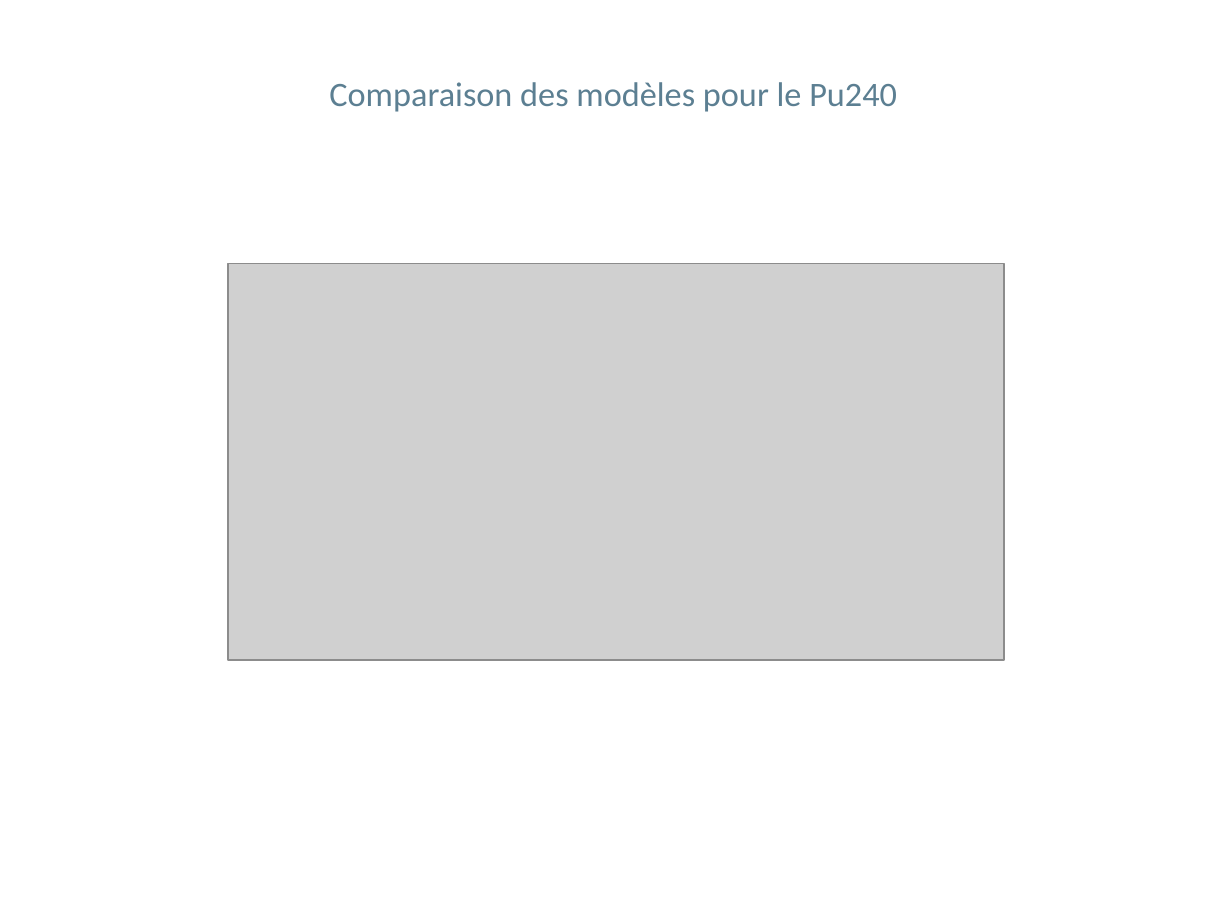
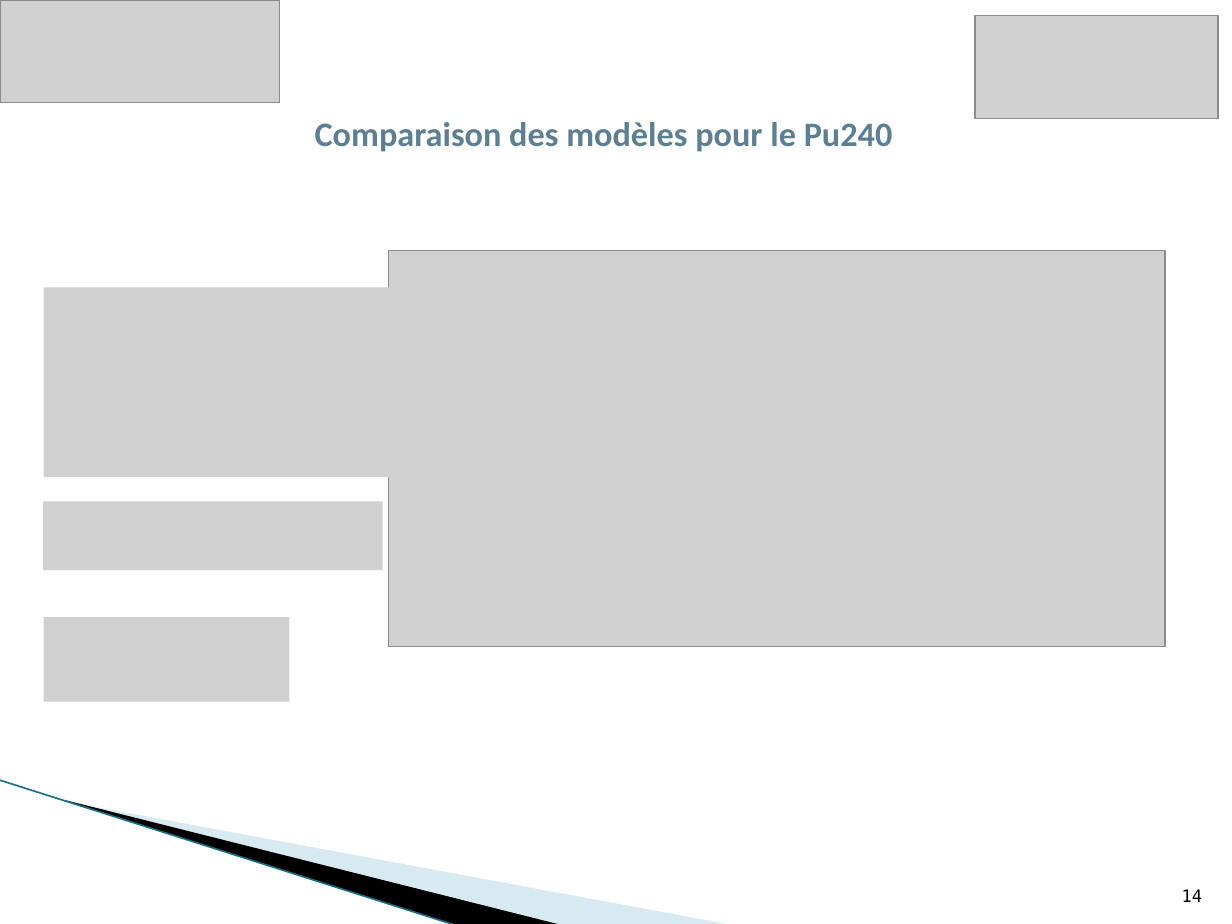
Before and after one commit to phjacquet/physor-smr-fbo, a slide deck: slide 14 of Fabien/ppt soutenance FBO.pptx (slide 13 before the commit). Drawn at 1232x924 pixels with LibreOffice and Linux fonts; fonts in the diff are those of the drawing; grey boxes stand for pictures; background and template pictures are left out. Boxes give left, top, right and bottom in pixels: in the first picture for what was removed or moved away, otherwise in the second. Text is boxed around its words. In the diff, an @@ line names an element or a change of style, - is before the commit and + after.

```diff
--- a/Fabien/ppt soutenance FBO.pptx
+++ b/Fabien/ppt soutenance FBO.pptx
@@ picture added at <box>0,0,278,102</box> @@
@@ picture added at <box>975,16,1217,120</box> @@
@@ text "Comparaison des modèles pour le ...": place and size @@
-text "Comparaison des modèles pour le ..." at <box>329,82,897,112</box>
+text "Comparaison des modèles pour le ..." at <box>315,122,893,152</box>
@@ text "Comparaison des modèles pour le ..." at <box>315,122,893,152</box>: bold on; indent changed; line spacing 1 to 1.2 @@
@@ picture: place and size @@
-picture at <box>228,264,1004,660</box>
+picture at <box>389,250,1165,647</box>
@@ picture added at <box>43,287,659,477</box> @@
@@ picture added at <box>43,501,382,570</box> @@
@@ picture added at <box>43,617,290,702</box> @@
@@ line added from (0, 780) to (457, 924), #97C5D8 0.95 pt @@
@@ freeform shape added at <box>65,800,563,924</box>, fill #000000 @@
@@ freeform shape added at <box>68,801,733,924</box>, fill #A0CBDC at 40% opacity @@
@@ page number added at <box>1182,889,1203,902</box>, 10 pt, text #000000 @@
+14
```
Also in this commit, not shown: 18 other slides changed, 4 slides added, 5 slides removed, 2 other files.
